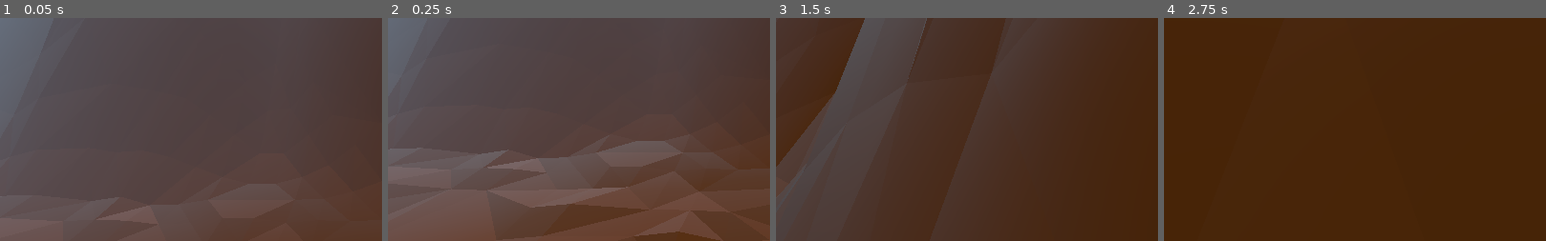
Above: before the commit, frames 1-4 (left to right).
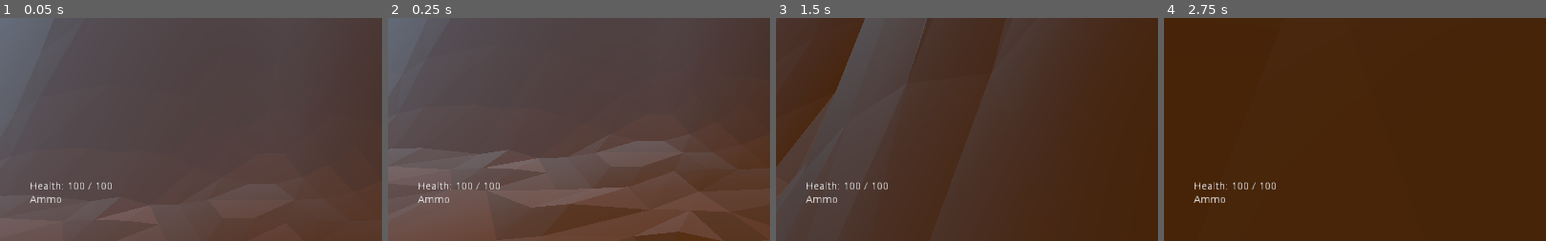
Above: after the commit, the same moments.

Repository: veloc1/7dfps-2018
Game: Godot game, scene res://testlevel.tscn
Same seed, same stepped clock (60 frames per second), same inputs: the game is played once before the commit and once after it.
Inputs (mouse positions are % of the whole screen's width and height, from its top left):
- Up to frame 1 (0.05 s): no input
- Up to frame 2 (0.25 s): no input
- Up to frame 3 (1.5 s): move the mouse to (55, 50) at 0.52 s; hold W (movement_forward) from 0.53 s (still down); tap Space (movement_jump) at 0.77 s; move the mouse to (45, 50) at 1.27 s
- Up to frame 4 (2.75 s): keep holding W (movement_forward); tap Space (movement_jump) at 1.52 s; move the mouse to (52, 48) at 2.02 s
The pictures show only the part of the screen within x 0-50%, y 50-100%; the shares and areas given below are measured in that part.

The runs differ from the first frame. In frame 1, 0.4% of the frame differs, in the area x 7-30%, y 73-83%; in frame 2, 0.4%; in frame 3, 0.4%; in frame 4, 0.4%.

Commit message:
Simple ui and health

Diff:
--- a/player.gd
+++ b/player.gd
@@ -15,6 +15,9 @@
 	preload("res://testweapon2.tscn"),
 ]
 
+signal ammo_changed(current, total)
+signal health_changed(current, total)
+
 var velocity = Vector3()
 
 var direction = Vector3()
@@ -25,6 +28,8 @@
 var current_weapon = -1
 var weapon = null
 
+var health = 100
+
 onready var rotation_point = $rotation
 onready var weapon_holder : Spatial = $rotation/weapon_holder
 onready var weapon_change_timer : Timer = $weapon_change_timer
@@ -33,6 +38,7 @@
 
 func _ready():
 	Input.set_mouse_mode(Input.MOUSE_MODE_CAPTURED)
+	reduce_health(0)
 
 func _process(delta):
 	direction = Vector3()
@@ -147,3 +153,9 @@
 	if expl_reset_timer.time_left == 0:
 		is_on_explosion = true
 		expl_reset_timer.start()
+
+		reduce_health(10)
+
+func reduce_health(amount):
+	health -= amount
+	emit_signal("health_changed", health, 100)
--- a/testlevel.tscn
+++ b/testlevel.tscn
@@ -1,14 +1,21 @@
-[gd_scene load_steps=3 format=2]
+[gd_scene load_steps=4 format=2]
 
-[ext_resource path="res://player.tscn" type="PackedScene" id=1]
-[ext_resource path="res://assets/testlevel.dae" type="PackedScene" id=2]
+[ext_resource path="res://ui_game.tscn" type="PackedScene" id=1]
+[ext_resource path="res://player.tscn" type="PackedScene" id=2]
+[ext_resource path="res://assets/testlevel.dae" type="PackedScene" id=3]
 
 [node name="Spatial" type="Spatial"]
 _sections_unfolded = [ "Matrix", "Transform" ]
 
-[node name="Player" parent="." instance=ExtResource( 1 )]
+[node name="ui_game" parent="." instance=ExtResource( 1 )]
+margin_right = 120.0
+margin_bottom = 120.0
+
+[node name="Player" parent="." instance=ExtResource( 2 )]
 transform = Transform( 1, 0, 0, 0, 1, 0, 0, 0, 1, 0, 3.84738, 0 )
 
-[node name="Scene Root" parent="." instance=ExtResource( 2 )]
+[node name="Scene Root" parent="." instance=ExtResource( 3 )]
 transform = Transform( 1, 0, 0, 0, -1.62921e-07, 1, 0, -1, -1.62921e-07, 0, -1, 0 )
 _sections_unfolded = [ "Transform" ]
+
+[connection signal="health_changed" from="Player" to="ui_game" method="_on_Player_health_changed"]
--- /dev/null
+++ b/ui_game.gd
@@ -0,0 +1,14 @@
+extends Control
+
+onready var health : Label = $MarginContainer/VBoxContainer/health
+
+func _ready():
+	get_tree().connect("screen_resized", self, "resize")
+	resize()
+
+func _on_Player_health_changed(current, total):
+	health.text = "Health: " + str(current) + " / " + str(total)
+
+func resize():
+	var s = OS.get_window_size()
+	rect_position = Vector2(0, s.y - rect_min_size.y)
--- /dev/null
+++ b/ui_game.tscn
@@ -0,0 +1,88 @@
+[gd_scene load_steps=2 format=2]
+
+[ext_resource path="res://ui_game.gd" type="Script" id=1]
+
+[node name="ui_game" type="Control"]
+anchor_left = 0.0
+anchor_top = 0.0
+anchor_right = 0.0
+anchor_bottom = 0.0
+rect_min_size = Vector2( 120, 120 )
+rect_pivot_offset = Vector2( 0, 0 )
+rect_clip_content = false
+mouse_filter = 0
+mouse_default_cursor_shape = 0
+size_flags_horizontal = 1
+size_flags_vertical = 1
+script = ExtResource( 1 )
+_sections_unfolded = [ "Rect" ]
+
+[node name="MarginContainer" type="MarginContainer" parent="."]
+anchor_left = 0.0
+anchor_top = 0.0
+anchor_right = 1.0
+anchor_bottom = 0.0
+margin_left = 40.0
+margin_top = 40.0
+margin_right = 40.0
+margin_bottom = 40.0
+rect_pivot_offset = Vector2( 0, 0 )
+rect_clip_content = false
+mouse_filter = 0
+mouse_default_cursor_shape = 0
+size_flags_horizontal = 1
+size_flags_vertical = 1
+_sections_unfolded = [ "Anchor", "Grow Direction", "Margin" ]
+
+[node name="VBoxContainer" type="VBoxContainer" parent="MarginContainer"]
+anchor_left = 0.0
+anchor_top = 0.0
+anchor_right = 0.0
+anchor_bottom = 0.0
+margin_right = 120.0
+margin_bottom = 32.0
+rect_pivot_offset = Vector2( 0, 0 )
+rect_clip_content = false
+mouse_filter = 1
+mouse_default_cursor_shape = 0
+size_flags_horizontal = 1
+size_flags_vertical = 1
+alignment = 0
+
+[node name="health" type="Label" parent="MarginContainer/VBoxContainer"]
+anchor_left = 0.0
+anchor_top = 0.0
+anchor_right = 0.0
+anchor_bottom = 0.0
+margin_right = 120.0
+margin_bottom = 14.0
+rect_pivot_offset = Vector2( 0, 0 )
+rect_clip_content = false
+mouse_filter = 2
+mouse_default_cursor_shape = 0
+size_flags_horizontal = 1
+size_flags_vertical = 4
+text = "Health"
+percent_visible = 1.0
+lines_skipped = 0
+max_lines_visible = -1
+_sections_unfolded = [ "Anchor", "Size Flags" ]
+
+[node name="ammo" type="Label" parent="MarginContainer/VBoxContainer"]
+anchor_left = 0.0
+anchor_top = 0.0
+anchor_right = 0.0
+anchor_bottom = 0.0
+margin_top = 18.0
+margin_right = 120.0
+margin_bottom = 32.0
+rect_pivot_offset = Vector2( 0, 0 )
+rect_clip_content = false
+mouse_filter = 2
+mouse_default_cursor_shape = 0
+size_flags_horizontal = 1
+size_flags_vertical = 4
+text = "Ammo"
+percent_visible = 1.0
+lines_skipped = 0
+max_lines_visible = -1
